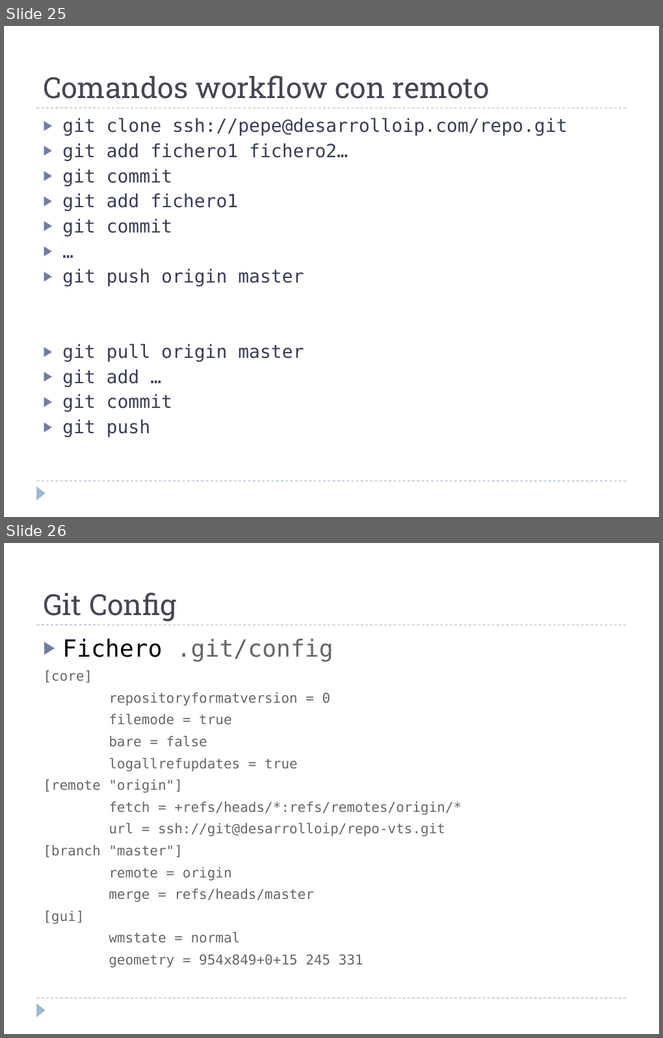
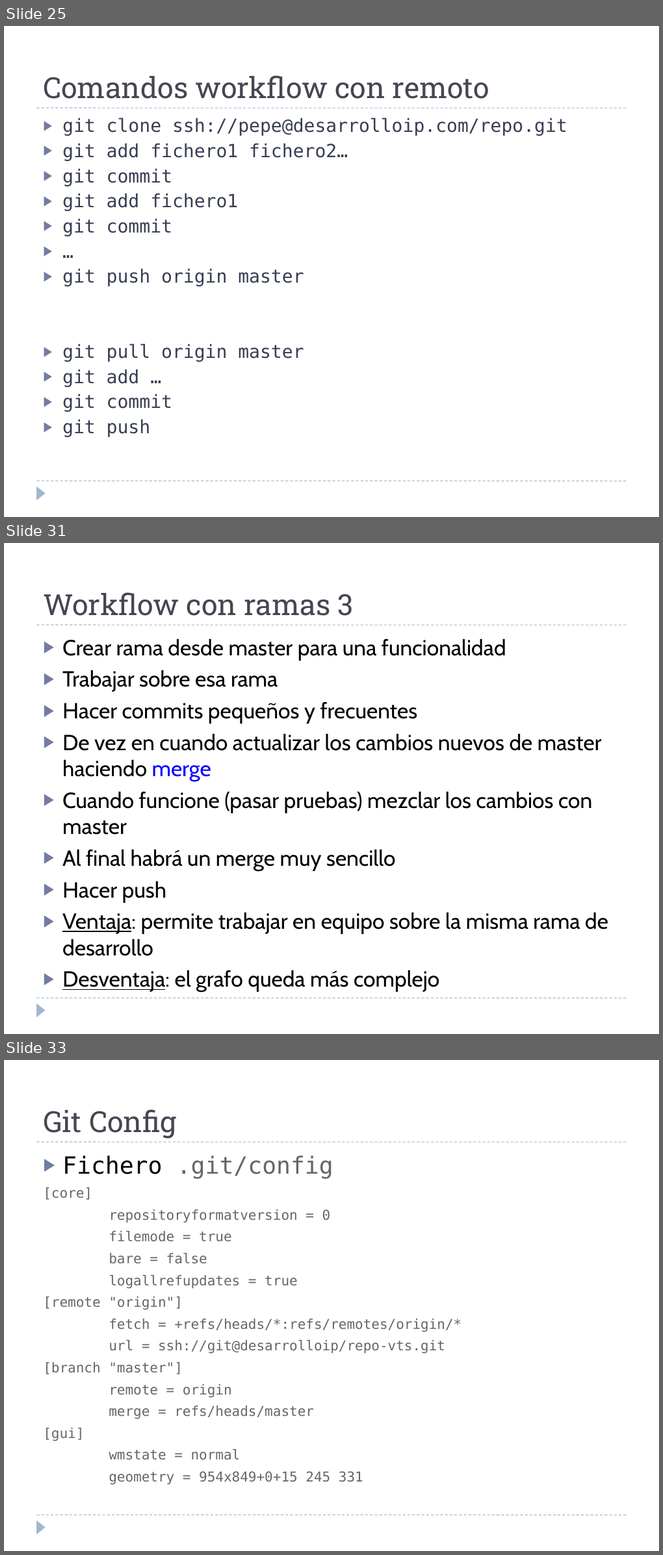
Before and after one commit to martina-if/curso_git, a slide deck: GIT.ppt. Shown one above the other, each under a label of ours: slides 25 and 26 before the commit, slides 25, 31 and 33 after it; the slides between them are not shown. The pictures are 663x1038 and 663x1555 pixels, drawn with LibreOffice and Linux fonts; fonts in the diff are those of the drawing. Boxes give left, top, right and bottom in pixels: in the first picture for what was removed or moved away, otherwise in the second. Text is boxed around its words. In the diff, an @@ line names an element or a change of style, - is before the commit and + after.

```diff
--- a/GIT.ppt
+++ b/GIT.ppt
@@ slide 31 added at (x1=4, y1=543, x2=659, y2=1034), background #FFFFFF; not listed: 3 template elements that a slide beside it also shows @@
@@ text added at (x1=43, y1=592, x2=354, y2=616), 32 pt, text #464653 @@
+Workflow con ramas 3
@@ text added at (x1=62, y1=639, x2=608, y2=993), 24 pt, text #000000 @@
+▶ Crear rama desde master para una funcionalidad
+▶ Trabajar sobre esa rama
+▶ Hacer commits pequeños y frecuentes
+▶ De vez en cuando actualizar los cambios nuevos de master haciendo merge
+▶ Cuando funcione (pasar pruebas) mezclar los cambios con master
+▶ Al final habrá un merge muy sencillo
+▶ Hacer push
+▶ Ventaja: permite trabajar en equipo sobre la misma rama de desarrollo
+▶ Desventaja: el grafo queda más complejo
@@ what was slide 26 is now slide 33 @@
```
Also in this commit, not shown: 4 slides changed, 6 other slides added.
